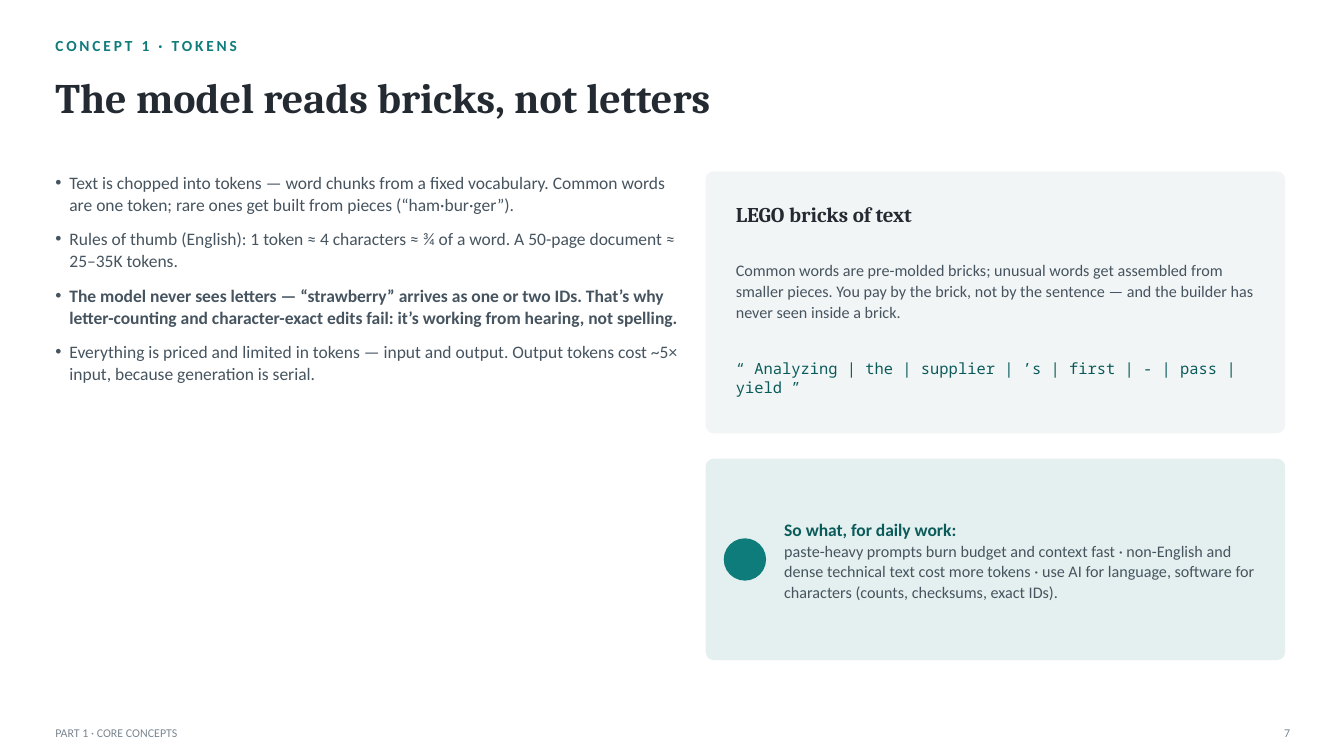
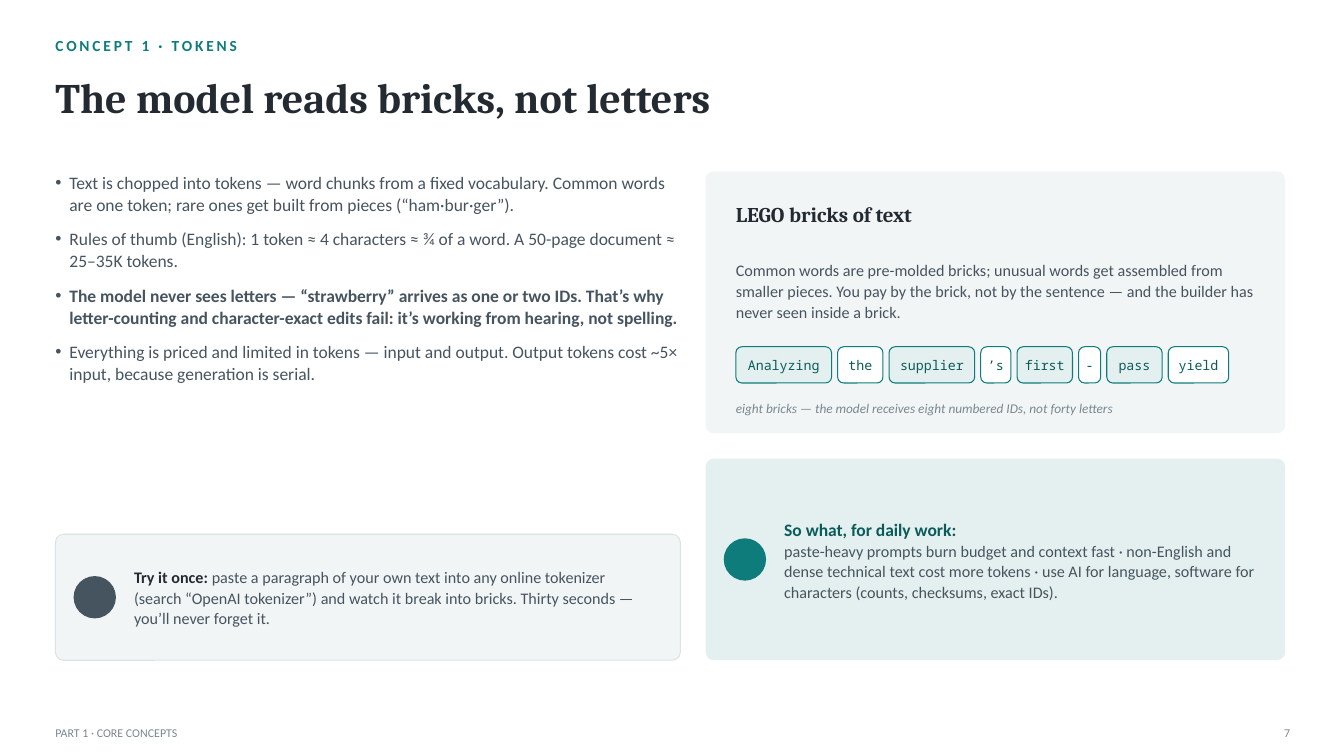
Before and after one commit to naviero1/Claude-Works, a slide deck: slide 7 of ai-training-prompt-engineering/deliverables/From_Prompts_to_Agents_Training.pptx. Drawn at 1344x756 pixels with LibreOffice and Linux fonts; fonts in the diff are those of the drawing; background and template pictures are left out. Boxes give left, top, right and bottom in pixels: in the first picture for what was removed or moved away, otherwise in the second. Text is boxed around its words. In the diff, an @@ line names an element or a change of style, - is before the commit and + after.

```diff
--- a/ai-training-prompt-engineering/deliverables/From_Prompts_to_Agents_Training.pptx
+++ b/ai-training-prompt-engineering/deliverables/From_Prompts_to_Agents_Training.pptx
@@ rounded rectangle added at [736,347,832,383], fill #E4F0EF, outline #0E7C7B 0.75 pt @@
@@ rounded rectangle added at [838,347,883,383], fill #FFFFFF, outline #0E7C7B 0.75 pt @@
@@ rounded rectangle added at [889,347,975,383], fill #E4F0EF, outline #0E7C7B 0.75 pt @@
@@ rounded rectangle added at [981,347,1011,383], fill #FFFFFF, outline #0E7C7B 0.75 pt @@
@@ rounded rectangle added at [1017,347,1073,383], fill #E4F0EF, outline #0E7C7B 0.75 pt @@
@@ rounded rectangle added at [1079,347,1101,383], fill #FFFFFF, outline #0E7C7B 0.75 pt @@
@@ text added at [1079,348,1101,382], 9.5 pt, text #0A5B5A @@
+-
@@ rounded rectangle added at [1107,347,1163,383], fill #E4F0EF, outline #0E7C7B 0.75 pt @@
@@ rounded rectangle added at [1169,347,1229,383], fill #FFFFFF, outline #0E7C7B 0.75 pt @@
@@ text removed at [736,362,1217,397] @@
-“ Analyzing | the | supplier | ’s | first | - | pass | yield ”
@@ text added at [748,360,820,374], 9.5 pt, text #0A5B5A @@
+Analyzing
@@ text added at [848,360,872,370], 9.5 pt, text #0A5B5A @@
+the
@@ text added at [900,360,964,374], 9.5 pt, text #0A5B5A @@
+supplier
@@ text added at [988,360,1004,370], 9.5 pt, text #0A5B5A @@
+’s
@@ text added at [1025,360,1065,370], 9.5 pt, text #0A5B5A @@
+first
@@ text added at [1119,362,1151,373], 9.5 pt, text #0A5B5A @@
+pass
@@ text added at [1179,360,1219,374], 9.5 pt, text #0A5B5A @@
+yield
@@ text added at [736,404,1113,415], 9.5 pt, text #7A8790, italic @@
+eight bricks — the model receives eight numbered IDs, not forty letters
@@ rounded rectangle added at [55,534,681,660], fill #F2F5F6, outline #DCE3E6 0.75 pt @@
@@ ellipse added at [74,576,116,618], fill #46545F @@
@@ text added at [134,572,616,627], 11.5 pt, text #46545F @@
+Try it once: paste a paragraph of your own text into any online tokenizer (search “OpenAI tokenizer”) and watch it break into bricks. Thirty seconds — you’ll never forget it.
```
Also in this commit, not shown: 38 other slides changed, 1 slide added, 10 other files.
